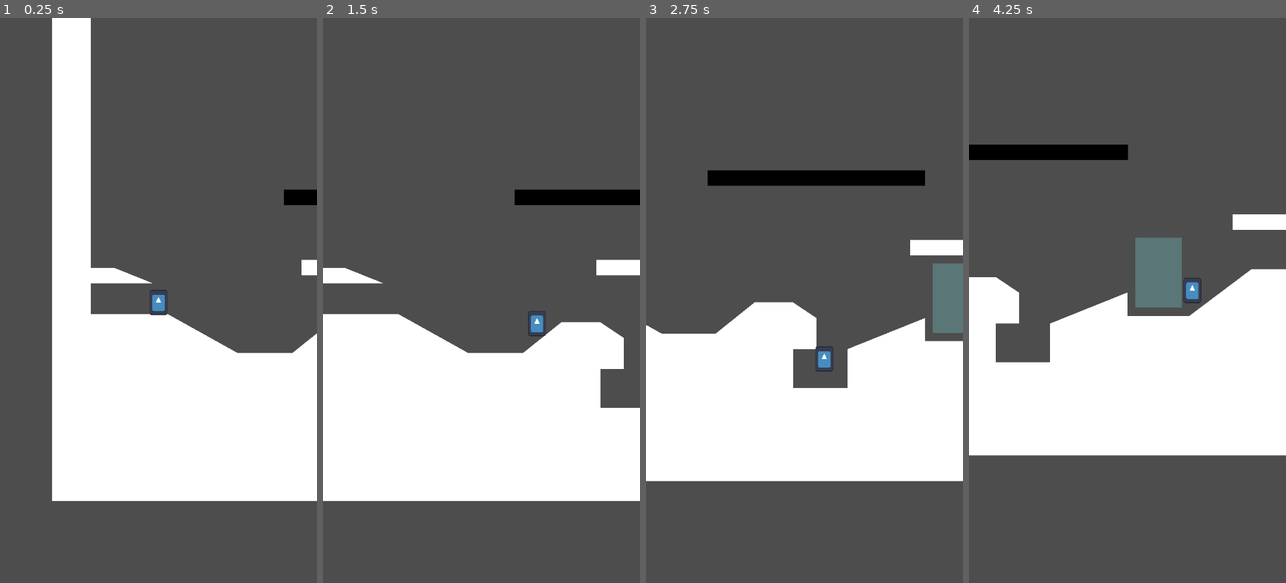
Above: before the commit, frames 1-4 (left to right).
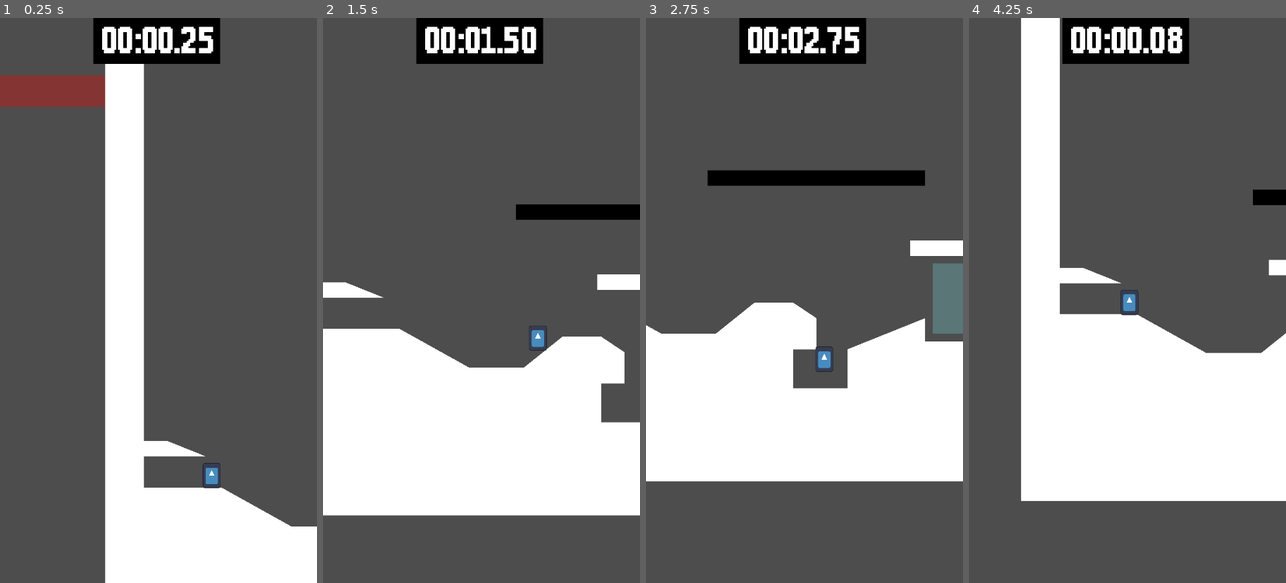
Above: after the commit, the same moments.

Repository: cureforboredom/ludumdare-depths
Game: Godot game, scene res://Scenes/main.tscn
Same seed, same stepped clock (60 frames per second), same inputs: the game is played once before the commit and once after it. The engine's default icon, where the game draws it, is replaced by a stand-in: a white triangle on a blue panel in a dark square.
Inputs:
- Up to frame 1 (0.25 s): no input
- Up to frame 2 (1.5 s): hold D (Right) from 0.53 s (still down); tap Space (Jump) at 0.77 s
- Up to frame 3 (2.75 s): tap Space (Jump) at 1.52 s; release D (Right) at 2.03 s; hold A (Left) from 2.03 s (still down)
- Up to frame 4 (4.25 s): release A (Left) at 2.78 s; hold D (Right) from 2.78 s (still down); tap Space (Jump) at 3.02, 3.77 s; tap R (Reset, bound only after the commit) at 4.15 s

The runs differ from the first frame. In frame 1, 46% of the frame differs, in the area x 0-100%, y 0-100%; in frame 2, 13%; in frame 3, 3.5%; in frame 4, 30%.

Commit message:
progress

Diff:
--- /dev/null
+++ b/Scenes/HUD.tscn
@@ -0,0 +1,32 @@
+[gd_scene load_steps=3 format=3 uid="uid://vwadjkrabsvi"]
+
+[ext_resource type="Script" uid="uid://cekpr2cvq524p" path="res://Scripts/hud.gd" id="1_sd512"]
+
+[sub_resource type="LabelSettings" id="LabelSettings_jo1ms"]
+font_size = 24
+
+[node name="Hud" type="CanvasLayer"]
+script = ExtResource("1_sd512")
+
+[node name="ColorRect" type="ColorRect" parent="."]
+anchors_preset = 5
+anchor_left = 0.5
+anchor_right = 0.5
+offset_left = -37.0
+offset_right = 35.0
+offset_bottom = 26.0
+grow_horizontal = 2
+color = Color(0, 0, 0, 1)
+
+[node name="Timer" type="Label" parent="."]
+anchors_preset = 5
+anchor_left = 0.5
+anchor_right = 0.5
+offset_left = -32.0
+offset_right = 32.0
+offset_bottom = 24.0
+grow_horizontal = 2
+text = "00:00.00"
+label_settings = SubResource("LabelSettings_jo1ms")
+horizontal_alignment = 1
+vertical_alignment = 1
--- /dev/null
+++ b/Scenes/level_exit.tscn
@@ -0,0 +1,17 @@
+[gd_scene load_steps=3 format=3 uid="uid://dkcdvyo0iltr4"]
+
+[ext_resource type="Script" uid="uid://cs3i0gxsc2i6r" path="res://Scripts/level_exit.gd" id="1_rpjwh"]
+
+[sub_resource type="RectangleShape2D" id="RectangleShape2D_a5ydo"]
+size = Vector2(32, 32)
+
+[node name="LevelExit" type="Area2D"]
+script = ExtResource("1_rpjwh")
+
+[node name="CollisionShape2D" type="CollisionShape2D" parent="."]
+shape = SubResource("RectangleShape2D_a5ydo")
+
+[node name="Polygon2D" type="Polygon2D" parent="."]
+polygon = PackedVector2Array(-16, -16, -16, 16, 16, 16, 16, -16)
+
+[connection signal="body_entered" from="." to="." method="_on_body_entered"]
--- /dev/null
+++ b/Scenes/low_grav.tscn
@@ -0,0 +1,21 @@
+[gd_scene load_steps=3 format=3 uid="uid://clmfk82iclsgu"]
+
+[ext_resource type="Script" uid="uid://ckx3fn4ialwk0" path="res://Scripts/lowgrav.gd" id="1_mdiq5"]
+
+[sub_resource type="RectangleShape2D" id="RectangleShape2D_21xkr"]
+size = Vector2(48, 72)
+
+[node name="Low Grav" type="Area2D"]
+gravity_space_override = 3
+linear_damp = 0.975
+script = ExtResource("1_mdiq5")
+
+[node name="CollisionShape2D" type="CollisionShape2D" parent="."]
+position = Vector2(0, -4)
+shape = SubResource("RectangleShape2D_21xkr")
+
+[node name="Polygon2D" type="Polygon2D" parent="."]
+modulate = Color(0.537255, 1, 1, 0.231373)
+polygon = PackedVector2Array(-24, 32, 24, 32, 24, -40, -24, -40)
+
+[connection signal="body_entered" from="." to="." method="_on_body_entered"]
--- a/Scenes/main.tscn
+++ b/Scenes/main.tscn
@@ -1,72 +1,24 @@
-[gd_scene load_steps=10 format=3 uid="uid://wpox10kj0sic"]
+[gd_scene load_steps=8 format=3 uid="uid://wpox10kj0sic"]
 
 [ext_resource type="Script" uid="uid://b1hww18xtk5vv" path="res://Scripts/main.gd" id="1_6bp64"]
-[ext_resource type="PackedScene" uid="uid://dplgh8qaopqml" path="res://Scenes/Player.tscn" id="2_jjvhh"]
-[ext_resource type="Script" uid="uid://dg0p1o34i2h5d" path="res://Scripts/map.gd" id="3_8gbba"]
-[ext_resource type="Script" uid="uid://i3c8khy5kneo" path="res://Scripts/animatable_body_2d.gd" id="3_jjvhh"]
-[ext_resource type="Script" uid="uid://tdmoqbqpwmtb" path="res://Scripts/treadmill.gd" id="4_jjvhh"]
-[ext_resource type="Script" uid="uid://ckx3fn4ialwk0" path="res://Scripts/lowgrav.gd" id="5_kry3j"]
+[ext_resource type="PackedScene" uid="uid://bda876ky035x5" path="res://Scenes/map.tscn" id="3_344ge"]
+[ext_resource type="PackedScene" uid="uid://c0ja4g7caa788" path="res://Scenes/treadmill.tscn" id="5_hptm8"]
+[ext_resource type="PackedScene" uid="uid://clmfk82iclsgu" path="res://Scenes/low_grav.tscn" id="6_d1ilt"]
 [ext_resource type="PackedScene" uid="uid://olebr2tac77e" path="res://Scenes/hazard.tscn" id="7_344ge"]
-
-[sub_resource type="RectangleShape2D" id="RectangleShape2D_kry3j"]
-size = Vector2(96, 16)
-
-[sub_resource type="RectangleShape2D" id="RectangleShape2D_21xkr"]
-size = Vector2(48, 72)
+[ext_resource type="PackedScene" uid="uid://dkcdvyo0iltr4" path="res://Scenes/level_exit.tscn" id="8_6iyac"]
+[ext_resource type="PackedScene" uid="uid://vwadjkrabsvi" path="res://Scenes/HUD.tscn" id="9_ynf5e"]
 
 [node name="Main" type="Node2D"]
 script = ExtResource("1_6bp64")
 
-[node name="Player" parent="." instance=ExtResource("2_jjvhh")]
-z_index = 1
-position = Vector2(110, 426)
+[node name="Map" parent="." instance=ExtResource("3_344ge")]
+position = Vector2(0, 192.275)
 
-[node name="Map" type="StaticBody2D" parent="."]
-position = Vector2(0, 192.275)
-scale = Vector2(2.405, 2.405)
-script = ExtResource("3_8gbba")
+[node name="Treadmill" parent="." instance=ExtResource("5_hptm8")]
+position = Vector2(352, 320)
 
-[node name="Collider" type="CollisionPolygon2D" parent="Map"]
-position = Vector2(0, -0.114343)
-polygon = PackedVector2Array(0, -79.8337, 16.632, -79.8337, 16.632, 83.1601, 26.6112, 83.1601, 43.2432, 89.8129, 16.632, 89.8129, 16.632, 103.118, 49.896, 103.118, 79.8337, 119.751, 103.119, 119.751, 119.751, 106.445, 136.383, 106.445, 146.362, 113.098, 146.362, 126.403, 136.383, 126.403, 136.383, 143.035, 159.667, 143.035, 159.667, 126.403, 192.931, 113.098, 192.931, 123.077, 219.543, 123.077, 246.154, 103.118, 272.765, 103.118, 272.765, 126.403, 296.05, 126.403, 296.05, -79.8337, 322.661, -79.8337, 322.661, 182.952, 0, 182.952)
-
-[node name="Poly" type="Polygon2D" parent="Map"]
-
-[node name="AnimatableBody2D" type="AnimatableBody2D" parent="."]
-position = Vector2(256, 384)
-script = ExtResource("3_jjvhh")
-
-[node name="Collider" type="CollisionPolygon2D" parent="AnimatableBody2D"]
-polygon = PackedVector2Array(0, 0, 64, 0, 64, 16, 0, 16)
-
-[node name="Poly" type="Polygon2D" parent="AnimatableBody2D"]
-
-[node name="Treadmill" type="StaticBody2D" parent="."]
-modulate = Color(0, 0, 0, 1)
-position = Vector2(352, 320)
-scale = Vector2(2.34, 1)
-script = ExtResource("4_jjvhh")
-speed = 100
-
-[node name="CollisionShape2D" type="CollisionShape2D" parent="Treadmill"]
-shape = SubResource("RectangleShape2D_kry3j")
-
-[node name="Polygon2D" type="Polygon2D" parent="Treadmill"]
-polygon = PackedVector2Array(-48, -8, 48, -8, 48, 8, -48, 8)
-
-[node name="Low Grav" type="Area2D" parent="."]
+[node name="Low Grav" parent="." instance=ExtResource("6_d1ilt")]
 position = Vector2(496, 448)
-gravity_space_override = 3
-linear_damp = 0.975
-script = ExtResource("5_kry3j")
-
-[node name="CollisionShape2D" type="CollisionShape2D" parent="Low Grav"]
-position = Vector2(0, -4)
-shape = SubResource("RectangleShape2D_21xkr")
-
-[node name="Polygon2D" type="Polygon2D" parent="Low Grav"]
-modulate = Color(0.537255, 1, 1, 0.231373)
-polygon = PackedVector2Array(-24, 32, 24, 32, 24, -40, -24, -40)
 
 [node name="Hazard" parent="." instance=ExtResource("7_344ge")]
 modulate = Color(1, 0, 0, 0.313726)
@@ -78,6 +30,13 @@
 position = Vector2(968, 32)
 scale = Vector2(12, 1)
 
-[connection signal="body_entered" from="Low Grav" to="Low Grav" method="_on_body_entered"]
+[node name="LevelExit" parent="." instance=ExtResource("8_6iyac")]
+modulate = Color(0, 1, 0, 0.541176)
+position = Vector2(684, 468)
+scale = Vector2(1.72, 1.72)
+
+[node name="Hud" parent="." instance=ExtResource("9_ynf5e")]
+
 [connection signal="reset" from="Hazard" to="." method="_on_hazard_reset"]
 [connection signal="reset" from="Hazard2" to="." method="_on_hazard_reset"]
+[connection signal="win" from="LevelExit" to="." method="_on_level_exit_win"]
--- /dev/null
+++ b/Scenes/map.tscn
@@ -0,0 +1,13 @@
+[gd_scene load_steps=2 format=3 uid="uid://bda876ky035x5"]
+
+[ext_resource type="Script" uid="uid://dg0p1o34i2h5d" path="res://Scripts/map.gd" id="1_ci6au"]
+
+[node name="Map" type="StaticBody2D"]
+scale = Vector2(2.405, 2.405)
+script = ExtResource("1_ci6au")
+
+[node name="Collider" type="CollisionPolygon2D" parent="."]
+position = Vector2(0, -0.114343)
+polygon = PackedVector2Array(0, -79.8337, 16.632, -79.8337, 16.632, 83.1601, 26.6112, 83.1601, 43.2432, 89.8129, 16.632, 89.8129, 16.632, 103.118, 49.896, 103.118, 79.8337, 119.751, 103.119, 119.751, 119.751, 106.445, 136.383, 106.445, 146.362, 113.098, 146.362, 126.403, 136.383, 126.403, 136.383, 143.035, 159.667, 143.035, 159.667, 126.403, 192.931, 113.098, 192.931, 123.077, 219.543, 123.077, 246.154, 103.118, 272.765, 103.118, 272.765, 126.403, 296.05, 126.403, 296.05, -79.8337, 322.661, -79.8337, 322.661, 182.952, 0, 182.952)
+
+[node name="Poly" type="Polygon2D" parent="."]
--- /dev/null
+++ b/Scenes/moving_platform.tscn
@@ -0,0 +1,13 @@
+[gd_scene load_steps=2 format=3 uid="uid://jar0bg1rutww"]
+
+[ext_resource type="Script" uid="uid://i3c8khy5kneo" path="res://Scripts/moving_platform.gd" id="1_vvyo4"]
+
+[node name="MovingPlatform" type="Node2D"]
+script = ExtResource("1_vvyo4")
+
+[node name="AnimBody" type="AnimatableBody2D" parent="."]
+
+[node name="Collider" type="CollisionPolygon2D" parent="AnimBody"]
+polygon = PackedVector2Array(0, 0, 64, 0, 64, 16, 0, 16)
+
+[node name="Poly" type="Polygon2D" parent="AnimBody"]
--- /dev/null
+++ b/Scenes/treadmill.tscn
@@ -0,0 +1,18 @@
+[gd_scene load_steps=3 format=3 uid="uid://c0ja4g7caa788"]
+
+[ext_resource type="Script" uid="uid://tdmoqbqpwmtb" path="res://Scripts/treadmill.gd" id="1_sn4eh"]
+
+[sub_resource type="RectangleShape2D" id="RectangleShape2D_kry3j"]
+size = Vector2(96, 16)
+
+[node name="Treadmill" type="StaticBody2D"]
+modulate = Color(0, 0, 0, 1)
+scale = Vector2(2.34, 1)
+script = ExtResource("1_sn4eh")
+speed = 100
+
+[node name="CollisionShape2D" type="CollisionShape2D" parent="."]
+shape = SubResource("RectangleShape2D_kry3j")
+
+[node name="Polygon2D" type="Polygon2D" parent="."]
+polygon = PackedVector2Array(-48, -8, 48, -8, 48, 8, -48, 8)
--- a/Scripts/animatable_body_2d.gd
+++ /dev/null
@@ -1,11 +0,0 @@
-extends AnimatableBody2D
-
-@onready var collider = $Collider
-@onready var poly = $Poly
-
-func _ready() -> void:
-  poly.polygon = collider.polygon
-  var tween = get_tree().create_tween().set_process_mode(Tween.TWEEN_PROCESS_PHYSICS)
-  tween.set_loops().set_parallel(false)
-  tween.tween_property(self, "position", Vector2(592.0, 384.0), 5.0).set_trans(Tween.TRANS_SINE)
-  tween.tween_property(self, "position", Vector2(256.0, 384.0), 5.0).set_trans(Tween.TRANS_SINE)
--- /dev/null
+++ b/Scripts/hud.gd
@@ -0,0 +1,20 @@
+extends CanvasLayer
+
+var run = false
+var timer: float = 0.0
+
+func _process(delta: float) -> void:
+  if run:
+    timer += delta
+    var minutes = timer / 60.0
+    var seconds = fmod(timer, 60.0)
+    $Timer.text = "%02d:%05.2f" % [minutes, seconds]
+
+func start_timer():
+  run = true
+
+func stop_timer():
+  run = false
+
+func reset_timer():
+  timer = 0
--- /dev/null
+++ b/Scripts/level_exit.gd
@@ -0,0 +1,7 @@
+extends Area2D
+
+signal win
+
+func _on_body_entered(body: Node2D) -> void:
+  if body is CharacterBody2D:
+    win.emit()
--- a/Scripts/main.gd
+++ b/Scripts/main.gd
@@ -1,16 +1,44 @@
 extends Node2D
 
-@onready var player = $Player
+var player_instance = null
+var platform_instance = null
+
+@onready var hud: CanvasLayer = $Hud
+@onready var platform = preload("res://Scenes/moving_platform.tscn")
+@onready var player = preload("res://Scenes/player.tscn")
 
 @export var player_start = Vector2(110, 426)
 
 # Called when the node enters the scene tree for the first time.
 func _ready() -> void:
-  pass # Replace with function body.
+  reset()
 
-# Called every frame. 'delta' is the elapsed time since the previous frame.
 func _process(_delta: float) -> void:
-  pass
+  if Input.is_action_just_pressed("Reset"):
+    reset()
 
 func _on_hazard_reset():
-  player.position = player_start
+  reset()
+
+func _on_level_exit_win():
+  win()
+
+func reset():
+  if player_instance:
+    player_instance.queue_free()
+  player_instance = player.instantiate()
+  add_child(player_instance)
+  player_instance.position = player_start
+
+  if platform_instance:
+    platform_instance.kill()
+    platform_instance.queue_free()
+  platform_instance = platform.instantiate()
+  add_child(platform_instance)
+  platform_instance.position = Vector2(256, 384)
+
+  hud.reset_timer()
+  hud.start_timer()
+
+func win():
+  hud.stop_timer()
--- /dev/null
+++ b/Scripts/moving_platform.gd
@@ -0,0 +1,18 @@
+extends Node2D
+
+class_name MovingPlatform
+
+var tween
+
+@onready var collider = $AnimBody/Collider
+@onready var poly = $AnimBody/Poly
+
+func _ready() -> void:
+  poly.polygon = collider.polygon
+  tween = get_tree().create_tween().set_process_mode(Tween.TWEEN_PROCESS_PHYSICS)
+  tween.set_loops().set_parallel(false)
+  tween.tween_property($AnimBody, "position", Vector2(336.0, 0.0), 5.0).set_trans(Tween.TRANS_SINE)
+  tween.tween_property($AnimBody, "position", Vector2(0.0, 0.0), 5.0).set_trans(Tween.TRANS_SINE)
+
+func kill():
+  tween.kill()
--- a/Scripts/player.gd
+++ b/Scripts/player.gd
@@ -16,6 +16,7 @@
 var wall_jump_x = 0
 var coyote_timer = 0
 var slip = 0.0
+var momentum = 0
 
 @onready var RLO: RayCast2D = $RayLeftOuter
 @onready var RLI: RayCast2D = $RayLeftInner
@@ -23,9 +24,10 @@
 @onready var RRI: RayCast2D = $RayRightInner
 @onready var RLW: RayCast2D = $RayLeftWall
 @onready var RRW: RayCast2D = $RayRightWall
+@onready var RLF: RayCast2D = $RayLeftFloor
+@onready var RRF: RayCast2D = $RayRightFloor
 
 func _physics_process(delta: float) -> void:
-  # Add the gravity.
   if not is_on_floor():
       if velocity.y < 0:
         velocity += get_gravity() * delta
@@ -34,6 +36,16 @@
           velocity += get_gravity() * delta * 2
         else:
           velocity = get_gravity() * delta * 2.5
+  else:
+    var current_floor
+    if RLF.is_colliding():
+      current_floor = RLF.get_collider()
+    elif RRF.is_colliding():
+      current_floor = RLF.get_collider()
+
+    if current_floor is Treadmill:
+      momentum = current_floor.speed
+      print(momentum)
 
 
   # Handle jump.
--- a/Scripts/treadmill.gd
+++ b/Scripts/treadmill.gd
@@ -1,3 +1,5 @@
+class_name Treadmill
+
 extends StaticBody2D
 
 @export var speed = 50
--- a/project.godot
+++ b/project.godot
@@ -23,6 +23,12 @@
 window/size/window_height_override=1280
 window/stretch/mode="canvas_items"
 
+[gui]
+
+fonts/dynamic_fonts/use_oversampling=false
+theme/custom_font="uid://c1ou0qbqo4cfn"
+theme/default_font_antialiasing=0
+
 [input]
 
 Jump={
@@ -30,18 +36,27 @@
 "events": [Object(InputEventKey,"resource_local_to_scene":false,"resource_name":"","device":-1,"window_id":0,"alt_press …(191 unchanged characters)…
 , Object(InputEventKey,"resource_local_to_scene":false,"resource_name":"","device":-1,"window_id":0,"alt_pressed":false …(183 unchanged characters)…
 , Object(InputEventKey,"resource_local_to_scene":false,"resource_name":"","device":-1,"window_id":0,"alt_pressed":false …(186 unchanged characters)…
+, Object(InputEventJoypadButton,"resource_local_to_scene":false,"resource_name":"","device":-1,"button_index":0,"pressure":0.0,"pressed":true,"script":null)
 ]
 }
 Left={
 "deadzone": 0.2,
 "events": [Object(InputEventKey,"resource_local_to_scene":false,"resource_name":"","device":-1,"window_id":0,"alt_press …(191 unchanged characters)…
 , Object(InputEventKey,"resource_local_to_scene":false,"resource_name":"","device":-1,"window_id":0,"alt_pressed":false …(186 unchanged characters)…
+, Object(InputEventJoypadMotion,"resource_local_to_scene":false,"resource_name":"","device":-1,"axis":0,"axis_value":-1.0,"script":null)
 ]
 }
 Right={
 "deadzone": 0.2,
 "events": [Object(InputEventKey,"resource_local_to_scene":false,"resource_name":"","device":-1,"window_id":0,"alt_press …(192 unchanged characters)…
 , Object(InputEventKey,"resource_local_to_scene":false,"resource_name":"","device":-1,"window_id":0,"alt_pressed":false …(186 unchanged characters)…
+, Object(InputEventJoypadMotion,"resource_local_to_scene":false,"resource_name":"","device":-1,"axis":0,"axis_value":1.0,"script":null)
+]
+}
+Reset={
+"deadzone": 0.2,
+"events": [Object(InputEventKey,"resource_local_to_scene":false,"resource_name":"","device":-1,"window_id":0,"alt_pressed":false,"shift_pressed":false,"ctrl_pressed":false,"meta_pressed":false,"pressed":false,"keycode":0,"physical_keycode":82,"key_label":0,"unicode":114,"location":0,"echo":false,"script":null)
+, Object(InputEventJoypadButton,"resource_local_to_scene":false,"resource_name":"","device":-1,"button_index":3,"pressure":0.0,"pressed":true,"script":null)
 ]
 }
 
Binary file added: Assets/m6x11plus.ttf
Not shown, added: Assets/m6x11plus.ttf.import
Renamed: Scenes/Player.tscn -> Scenes/player.tscn
Not shown, added: Scripts/hud.gd.uid
Not shown, added: Scripts/level_exit.gd.uid
Renamed: Scripts/animatable_body_2d.gd.uid -> Scripts/moving_platform.gd.uid
